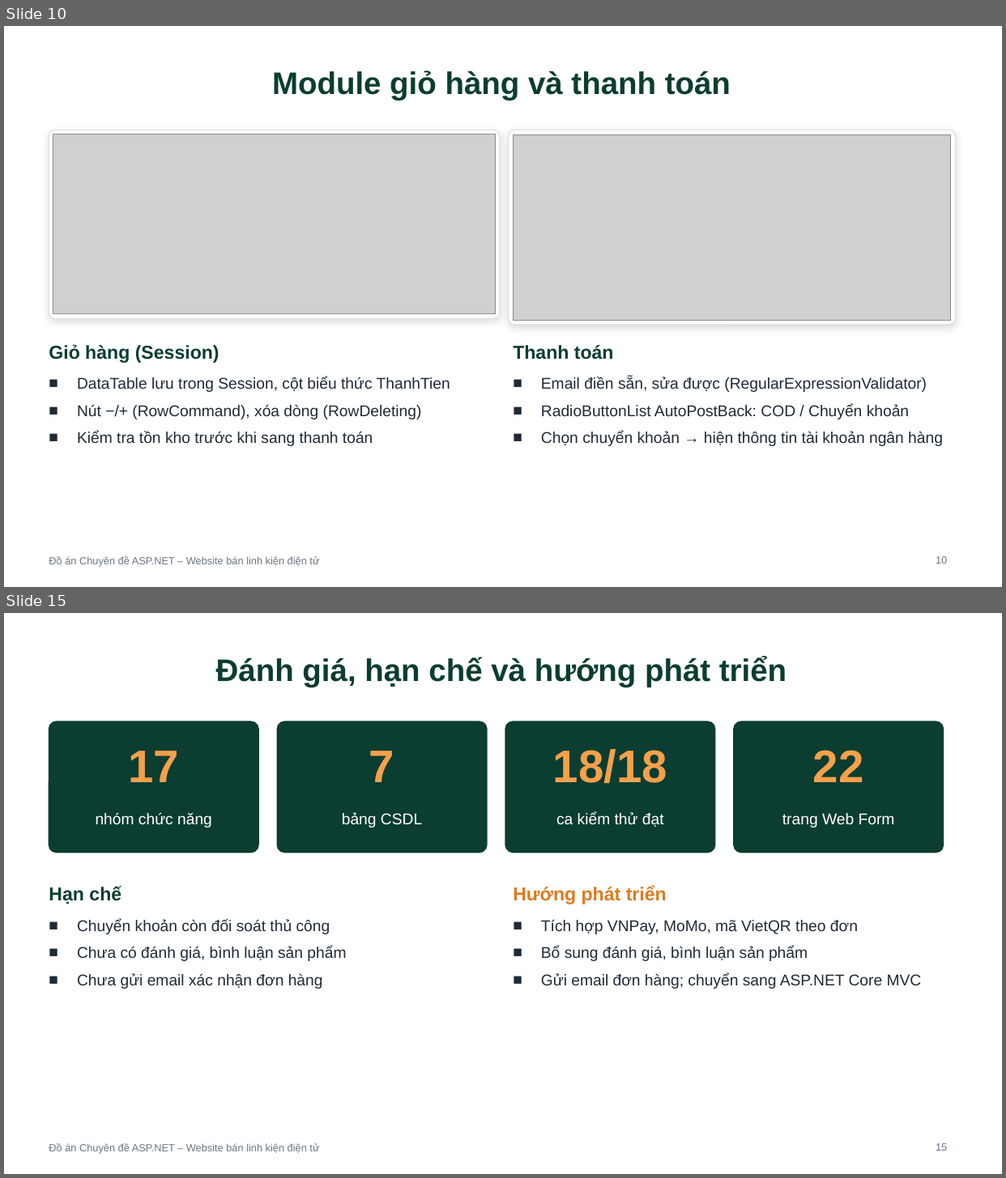
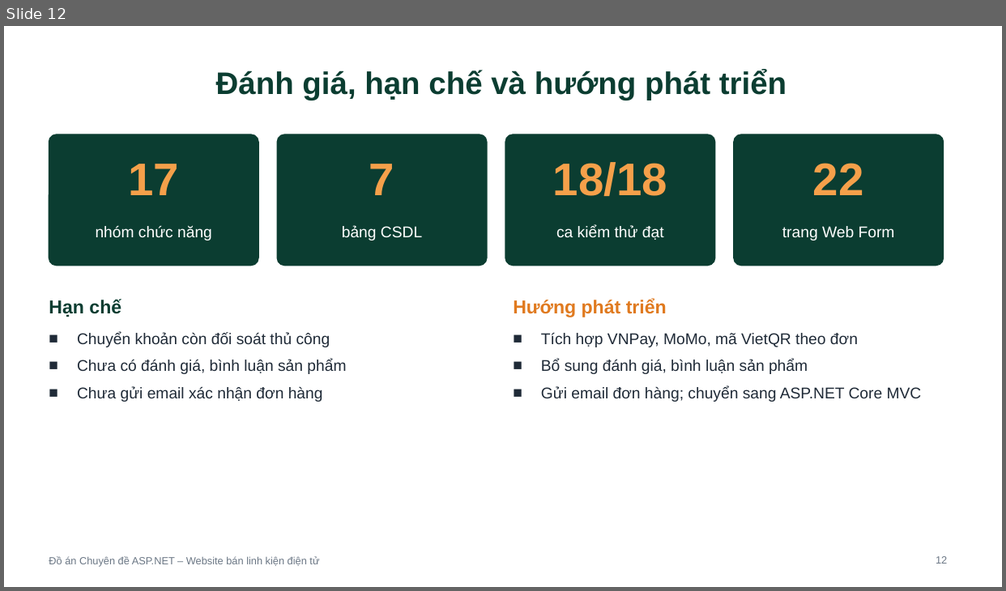
Before and after one commit to btduy10/ASPNET, a slide deck: thesis/abs/TrinhChieu_WebsiteBanLinhKien.pptx. Shown one above the other, each under a label of ours: slides 10 and 15 before the commit, slide 12 after it; the slides between them are not shown. The pictures are 1006x1178 and 1006x591 pixels, drawn with LibreOffice and Linux fonts; fonts in the diff are those of the drawing; grey boxes stand for pictures. Boxes give left, top, right and bottom in pixels: in the first picture for what was removed or moved away, otherwise in the second. Text is boxed around its words. In the diff, an @@ line names an element or a change of style, - is before the commit and + after.

```diff
--- a/thesis/abs/TrinhChieu_WebsiteBanLinhKien.pptx
+++ b/thesis/abs/TrinhChieu_WebsiteBanLinhKien.pptx
@@ slide 10 removed at <box>4,26,1002,587</box>, background #FFFFFF; not listed: 1 template element that a slide beside it also shows @@
@@ title removed at <box>272,71,731,101</box> @@
-Module giỏ hàng và thanh toán
@@ rounded rectangle removed at <box>49,130,500,318</box> @@
@@ picture removed at <box>53,135,495,314</box> @@
@@ rounded rectangle removed at <box>509,130,956,325</box> @@
@@ picture removed at <box>513,135,951,320</box> @@
@@ text removed at <box>49,344,219,363</box> @@
-Giỏ hàng (Session)
@@ text removed at <box>513,345,614,360</box> @@
-Thanh toán
@@ text removed at <box>77,377,450,446</box> @@
-■ DataTable lưu trong Session, cột biểu thức ThanhTien
-■ Nút −/+ (RowCommand), xóa dòng (RowDeleting)
-■ Kiểm tra tồn kho trước khi sang thanh toán
@@ text removed at <box>541,377,943,446</box> @@
-■ Email điền sẵn, sửa được (RegularExpressionValidator)
-■ RadioButtonList AutoPostBack: COD / Chuyển khoản
-■ Chọn chuyển khoản → hiện thông tin tài khoản ngân hàng
@@ page number removed at <box>936,557,947,564</box> @@
-10
@@ what was slide 15 is now slide 12 @@
@@ page number at <box>936,557,947,564</box>: text changed @@
-15
+12
```
Also in this commit, not shown: 5 slides changed, 2 slides added, 4 other slides removed.
